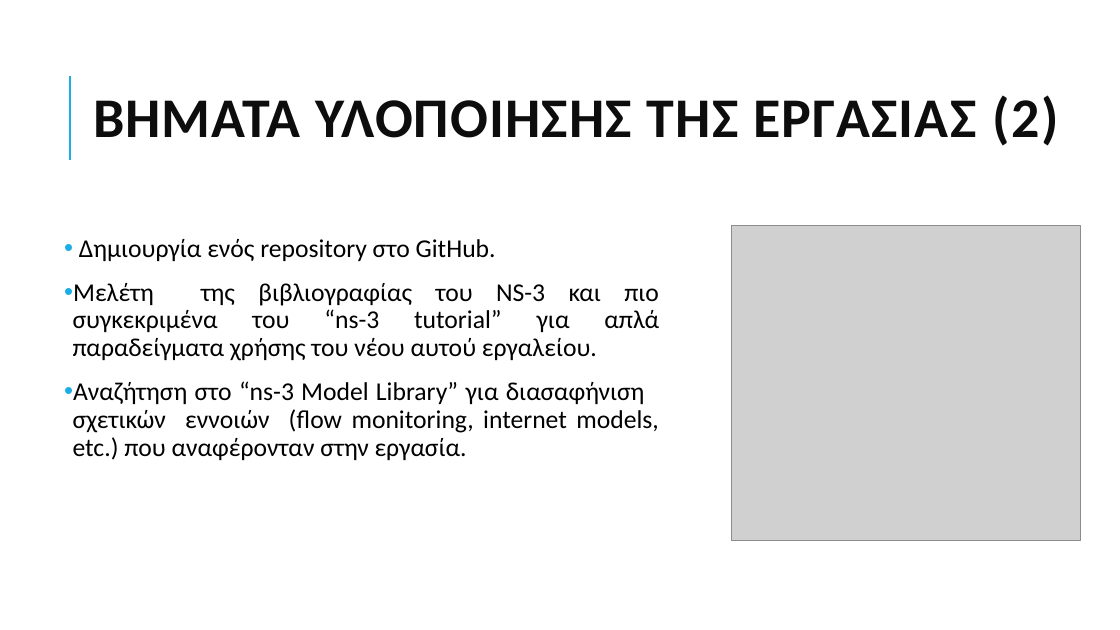
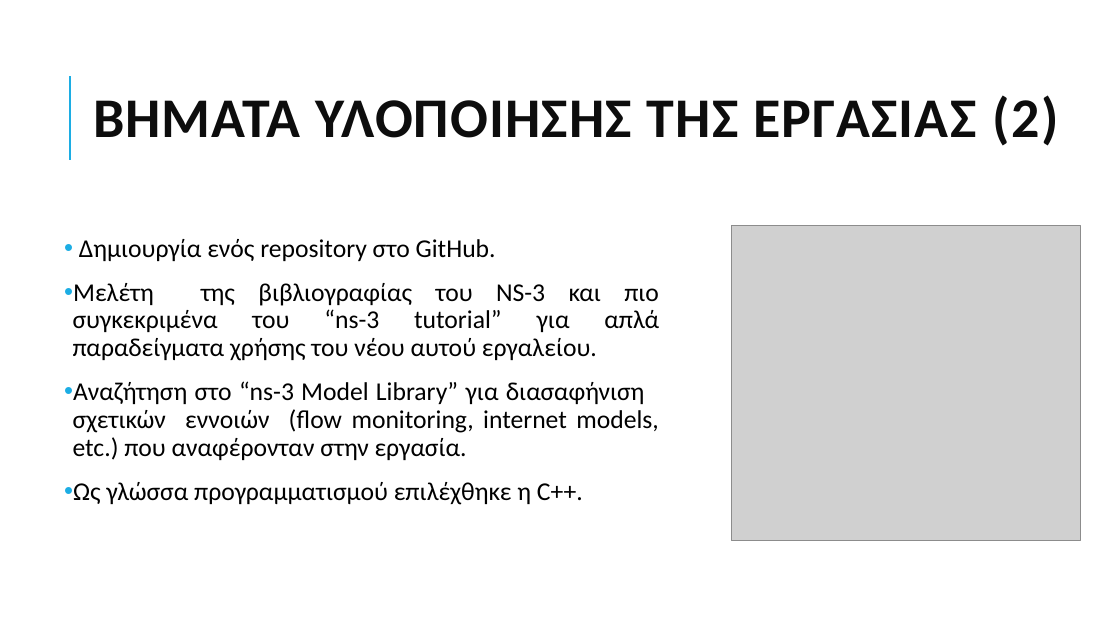
Before and after one commit to grgmyl/Ns3Project, a slide deck: slide 4 of Presentations/Ns-3_presentation_F.pptx. Drawn at 1120x630 pixels with LibreOffice and Linux fonts; fonts in the diff are those of the drawing; grey boxes stand for pictures. Boxes give left, top, right and bottom in pixels: in the first picture for what was removed or moved away, otherwise in the second. Text is boxed around its words. In the diff, an @@ line names an element or a change of style, - is before the commit and + after.

```diff
--- a/Presentations/Ns-3_presentation_F.pptx
+++ b/Presentations/Ns-3_presentation_F.pptx
@@ text at <box>73,482,583,505</box>: paragraph added @@
+• Ως γλώσσα προγραμματισμού επιλέχθηκε η C++.
```
Also in this commit, not shown: 4 other slides changed.
